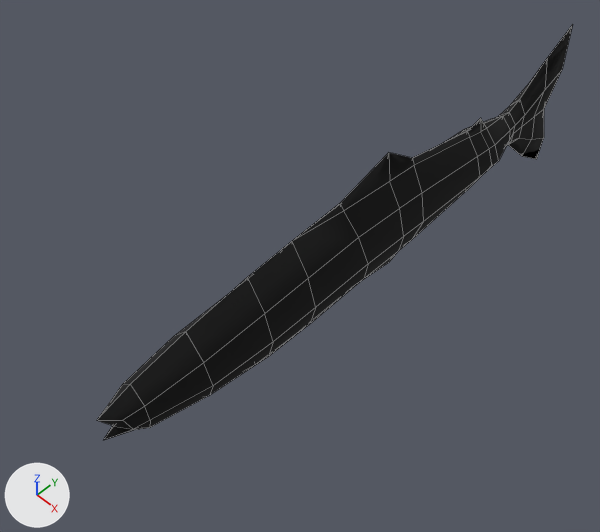
Before and after pictures for a commit that changed the Blender file models/items/items.blend.
One viewpoint serves both versions: a 50 mm lens placed at (0.231, -0.291, 0.358), pointed at (-0.018, -0.043, -0.016). The lights are fixed; the arrows at lower left show +X, +Y and +Z. Mesh edges are drawn as thin lines.

The older version as bpy lines, for what is in view:
```python
me_cube_005 = bpy.data.meshes.new('Cube.005')
me_cube_005.from_pydata(...)  # 101 vertices, 97 faces; spans x 0.0..0.018, y -0.203..0.203, z -0.064..0.055
me_cube_005.polygons.foreach_set('use_smooth', [True] * 97)
me_cube_005.materials.append(mat_fish)  # black #000000
ob_cube_002 = bpy.data.objects.new('Cube.002', me_cube_005)
ob_cube_002.location = (0.0, 0.0, 0.0)
_m = ob_cube_002.modifiers.new('Mirror', 'MIRROR')
```
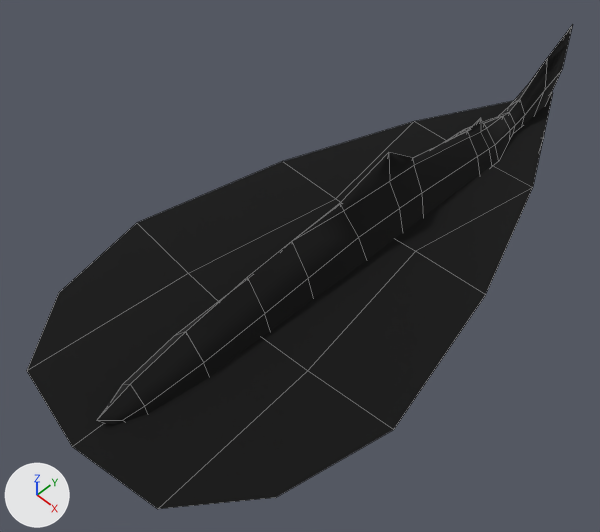
Boxes (x1, y1, x2, y2) around the edits, measured in the pictures (600 x 532 px):
'fish_shadow', added (black)
    after: (27, 93, 553, 509)

Diff of the bpy script that builds the scene:
```diff
--- a/models/items/items.blend.py
+++ b/models/items/items.blend.py
@@ me_plane_001 @@
+me_plane_001.from_pydata([(-0.09, -0.167, 0.0), (0.09, -0.167, 0.0), (0.0, 0.2, 0.0), (-0.05, 0.101, 0.0), (-0.083, 0.005, 0.0), (-0.105, -0.099, 0.0), (-0.055, -0.209, 0.0), (0.0, -0.218, 0.0), (0.055, -0.209, 0.0), (0.105, -0.099, 0.0), (0.083, 0.005, 0.0), (0.05, 0.101, 0.0), (-0.049, -0.104, 0.0), (-0.033, 0.004, 0.0), (0.0, -0.107, 0.0), (0.0, 0.001, 0.0), (0.0, 0.1, 0.0), (0.049, -0.104, 0.0), (0.033, 0.004, 0.0)], [], [(3, 16, 2), (16, 11, 2), (0, 6, 12, 5), (5, 12, 13, 4), (4, 13, 3), (6, 7, 14, 12), (12, 14, 15, 13), (13, 15, 16, 3), (7, 8, 17, 14), (14, 17, 18, 15), (15, 18, 11, 16), (8, 1, 9, 17), (17, 9, 10, 18), (18, 10, 11)])
+me_plane_001.materials.append(mat_fish)  # black #000000
@@ ob_fish_shadow @@
+ob_fish_shadow = bpy.data.objects.new('fish_shadow', me_plane_001)
+ob_fish_shadow.location = (0.0, 0.0, 0.0)
```
